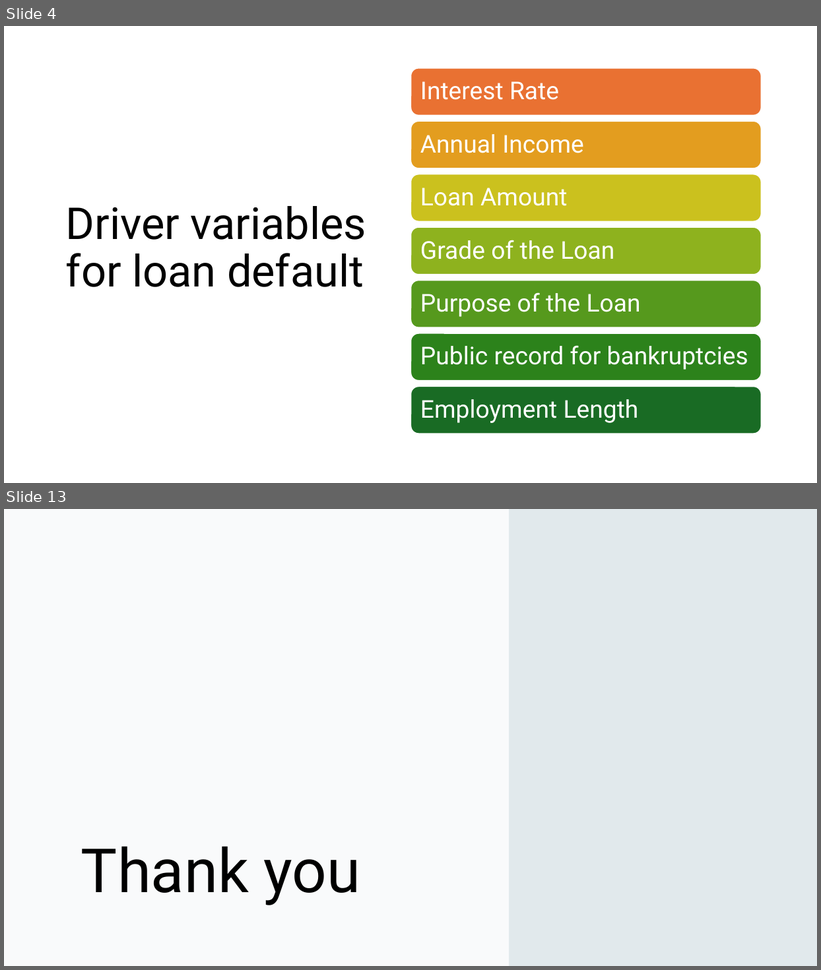
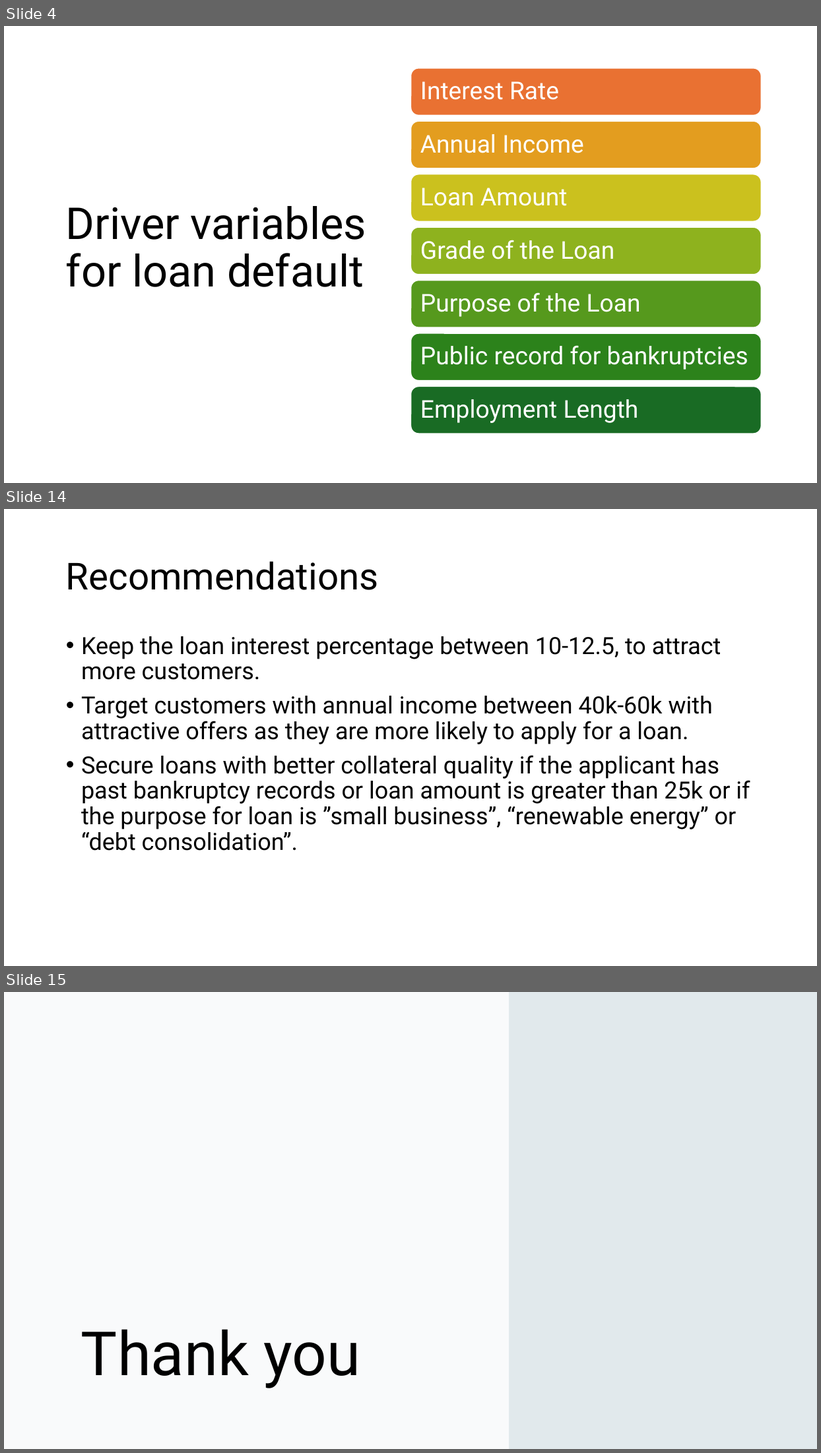
Before and after one commit to cyberpirate92/lending-club-case-study, a slide deck: Lending Club Case Study.pptx. Shown one above the other, each under a label of ours: slides 4 and 13 before the commit, slides 4, 14 and 15 after it; the slides between them are not shown. The pictures are 821x970 and 821x1453 pixels, drawn with LibreOffice and Linux fonts; fonts in the diff are those of the drawing. Boxes give left, top, right and bottom in pixels: in the first picture for what was removed or moved away, otherwise in the second. Text is boxed around its words. In the diff, an @@ line names an element or a change of style, - is before the commit and + after.

```diff
--- a/Lending Club Case Study.pptx
+++ b/Lending Club Case Study.pptx
@@ slide 14 added at (4,509,817,966), background #FFFFFF @@
@@ title added at (66,561,379,590), 44 pt, text #000000 @@
+Recommendations
@@ text added at (81,636,750,851), 28 pt, text #000000 @@
+• Keep the loan interest percentage between 10-12.5, to attract more customers.
+• Target customers with annual income between 40k-60k with attractive offers as they are more likely to apply for a loan.
+• Secure loans with better collateral quality if the applicant has past bankruptcy records or loan amount is greater than 25k or if the purpose for loan is ”small business”, “renewable energy” or “debt consolidation”.
@@ what was slide 13 is now slide 15 @@
```
Also in this commit, not shown: 6 slides changed, 3 other slides added, 2 slides removed, 1 other file.
